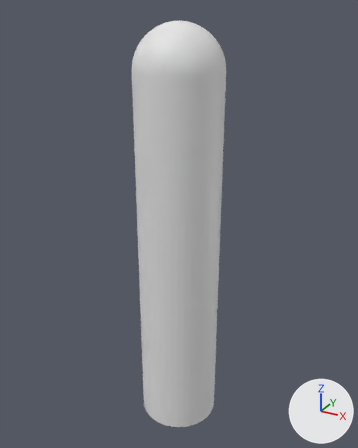
The Blender file Assets/Secondary/Models/Wearables/Cigar/cigar.blend, before and after one commit.
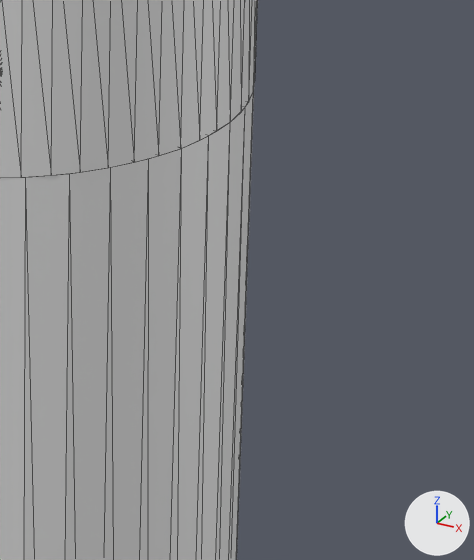
The first picture shows the older version from a 50 mm lens placed at (52.8, -96.0, 56.2), pointed at (-0.8, 1.5, 7.5). The close-ups show both versions on the part from 50% to 72% of the width and 43% to 63% of the height of that picture. Every picture has the same lights, and +X, +Y and +Z are marked at lower right. The close-ups show mesh edges as thin lines.

Objects in the first close-up: 'Cigar-Body', 'Cigar-Ribbon'.
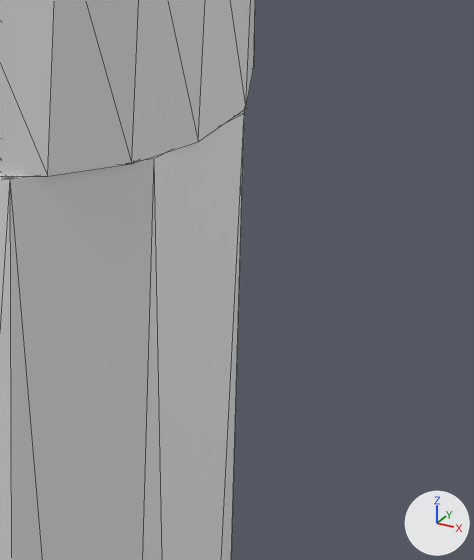
Boxes (x1, y1, x2, y2) around the edits, measured in the close-ups (474 x 560 px):
'Cigar-Body', modifiers changed
    before: (0, 90, 254, 560)
    after: (0, 110, 245, 560)
'Cigar-Ribbon', modifiers changed
    before: (0, 0, 258, 178)
    after: (0, 0, 255, 176)

The edits, one by one:
Object 'Cigar-Body' (ob_cigar_body) gains a DECIMATE modifier named 'Decimate'.
Modifier setting: ratio = 0.1.
Object 'Cigar-Ribbon' (ob_cigar_ribbon) gains a DECIMATE modifier named 'Decimate'.
Modifier setting: ratio = 0.25.
